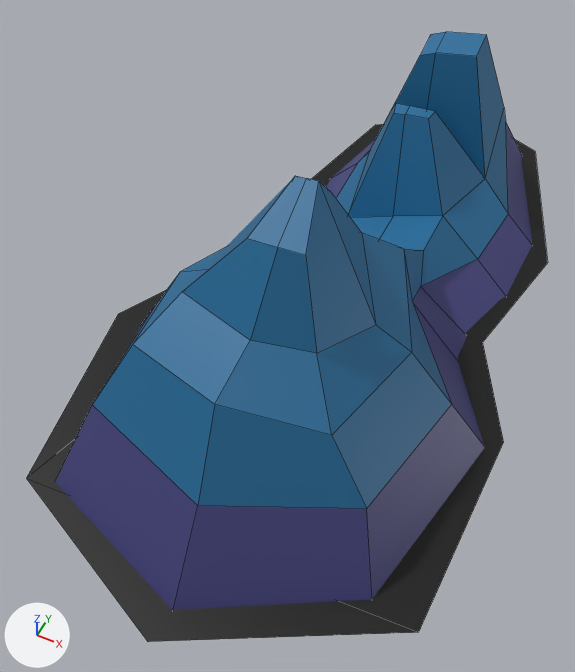
A saved change to the FBX model Projekt Unity/TowerDefense/Assets/Modele/EpokaKamienia/FBX/Otoczenie/Gorz1.fbx.
Camera for both pictures: a 50 mm camera at (919.0, -2907.0, 2833.0) aimed at (-124.0, -820.0, 224.0). The axes (+X, +Y, +Z) are drawn at lower left. The lights are the same throughout. Mesh edges are drawn as thin lines. Where no turn or scale is listed for an object, it has been applied to the vertices.

Objects in the first picture: 'Gora1'.
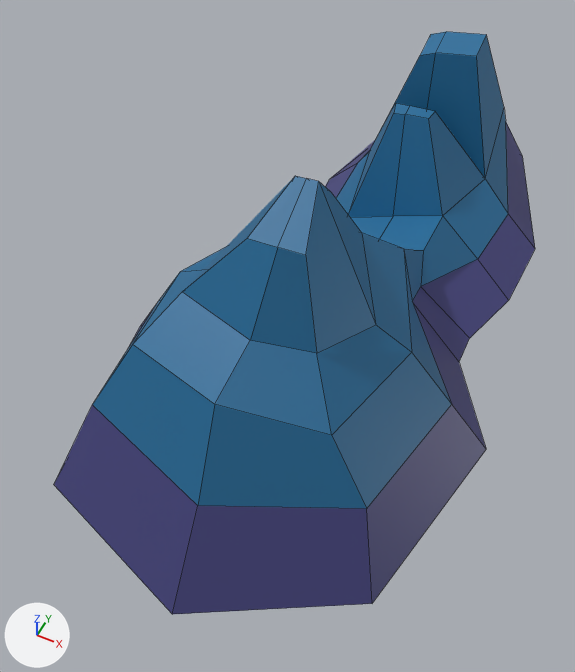
Boxes [x1, y1, x2, y2] around the edits, measured in the pictures (575 x 672 px):
'Gora1', reshaped (8% narrower)
    before: [27, 32, 548, 642]
    after: [54, 32, 535, 614]
part 1 of me_cube_007, deleted (black)
    before: [27, 124, 548, 642]

Edits to the bpy script that builds the scene:
```text
Change me_cube_007:
    where me_cube_007.from_pydata(...)  # 93 vertices, 75 faces; spans x -1018.0..879.0, y -2163.0..1561.0, z -24.0..1259.0
    used by ob_gora1; location = (0.0, 0.0, 0.0)
    me_cube_007 part 1: the loose piece of 12 vertices spanning x -1018.0..879.0, y -2163.0..1561.0, z 0.0 is deleted
    remove me_cube_007.materials.append(mat_cien_001)  # black #000000
```
